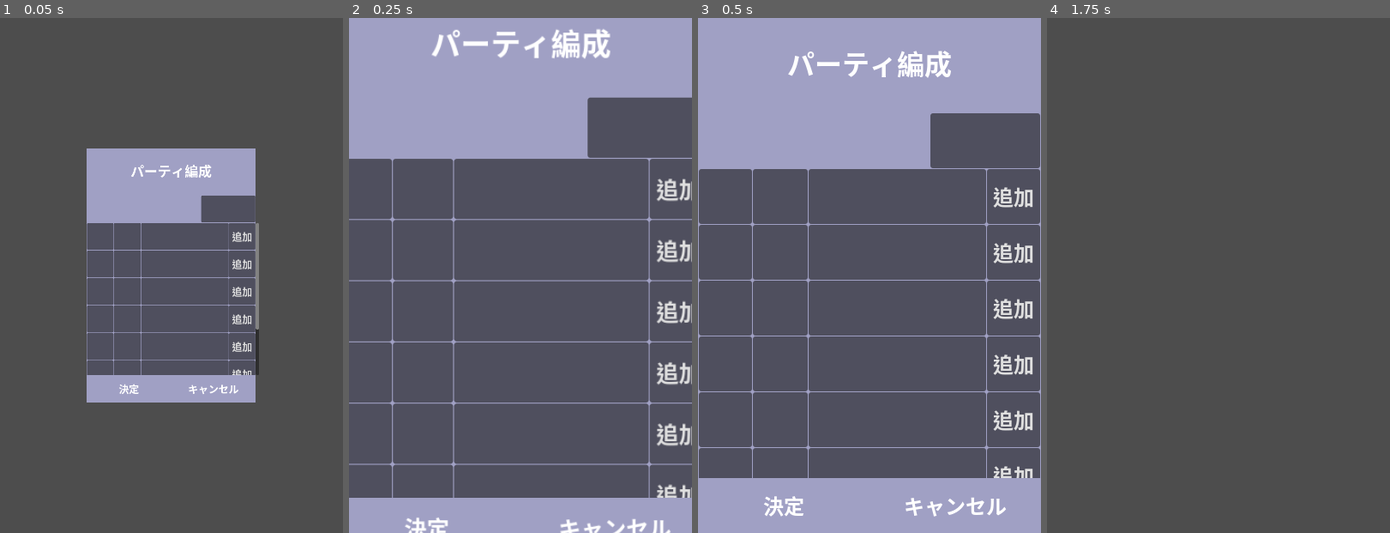
Above: before the commit, frames 1-4 (left to right).
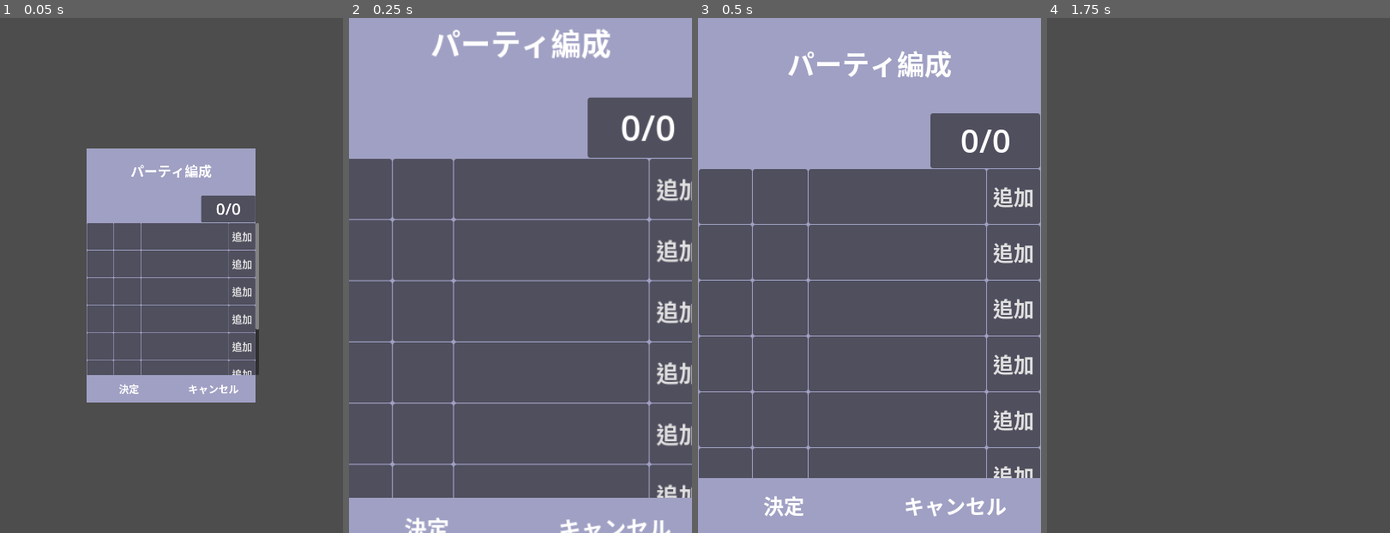
Above: after the commit, the same moments.

Repository: allgorilla/jutegame
Game: Godot game, scene res://scenes/PartyMember.tscn
The game is run twice, just before and just after one commit, with the same random seed, the same clock (stepped at 60 frames per second) and the same inputs. This scene is started directly instead of the project's main scene.
Inputs (mouse positions are in pixels of both pictures, inside the frame that each line leads up to):
- Up to frame 1 (0.05 s): no input
- Up to frame 2 (0.25 s): no input
- Up to frame 3 (0.5 s): no input
- Up to frame 4 (1.75 s): click "決定" at 0.5 s; tap Enter at 1.25 s; move the mouse to (1293, 249) at 1.27 s; click (1293, 249) at 1.42 s

The runs differ from the first frame. In frame 1, less than 0.1% of the frame differs, in the area x 63-70%, y 36-39%; in frame 2, 0.4%, in the area x 79-95%, y 18-24%; in frame 3, 0.3%; in frame 4, nothing differs.
Error before the commit: Invalid call. Nonexistent 'int' constructor. (res://scripts/PartyMember.gd:84)

Commit message:
デフォルト値を設定。

Diff:
--- a/scripts/PartyMember.gd
+++ b/scripts/PartyMember.gd
@@ -81,7 +81,7 @@
 
 func update_total_cost():
 	var total = 0
-	var party_cost = str(int(Global.player_data.get("leader_rank")))
+	var party_cost = str(int(Global.player_data.get("leader_rank", 0)))
 	for char_id in temp_party_list:
 		if char_id != null:
 			var data = Global.world_list.get(char_id)
